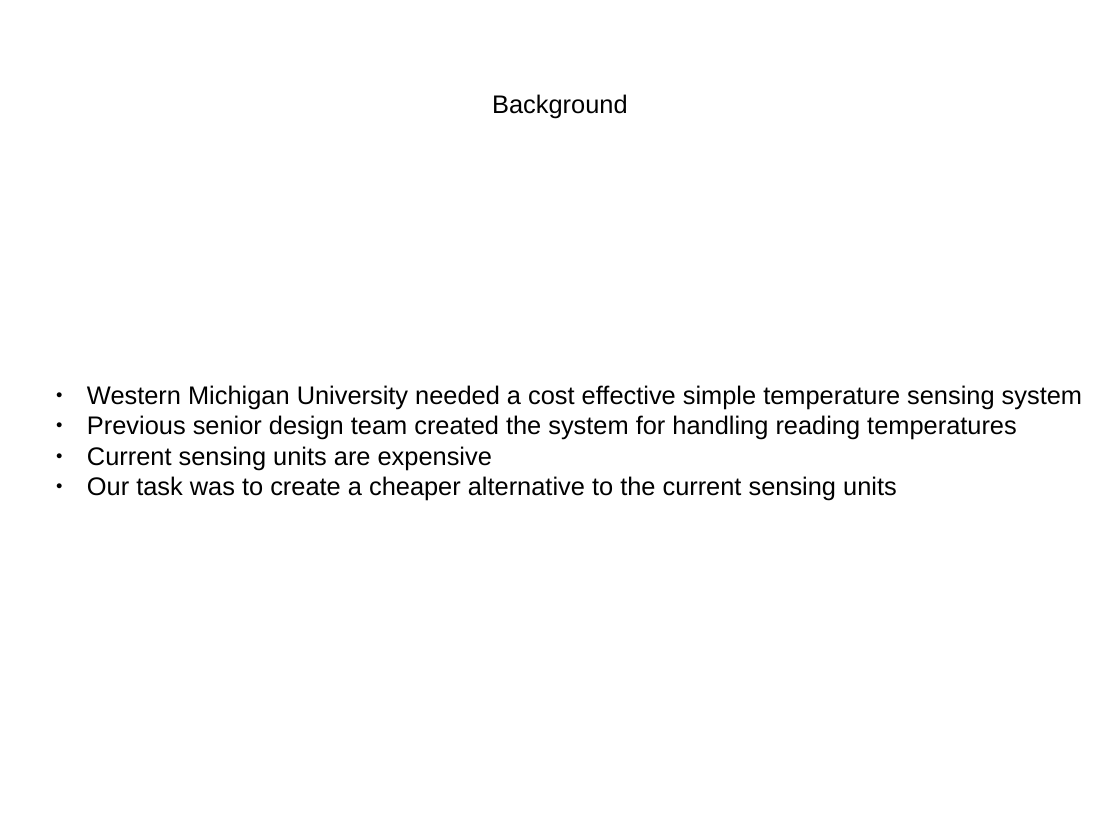
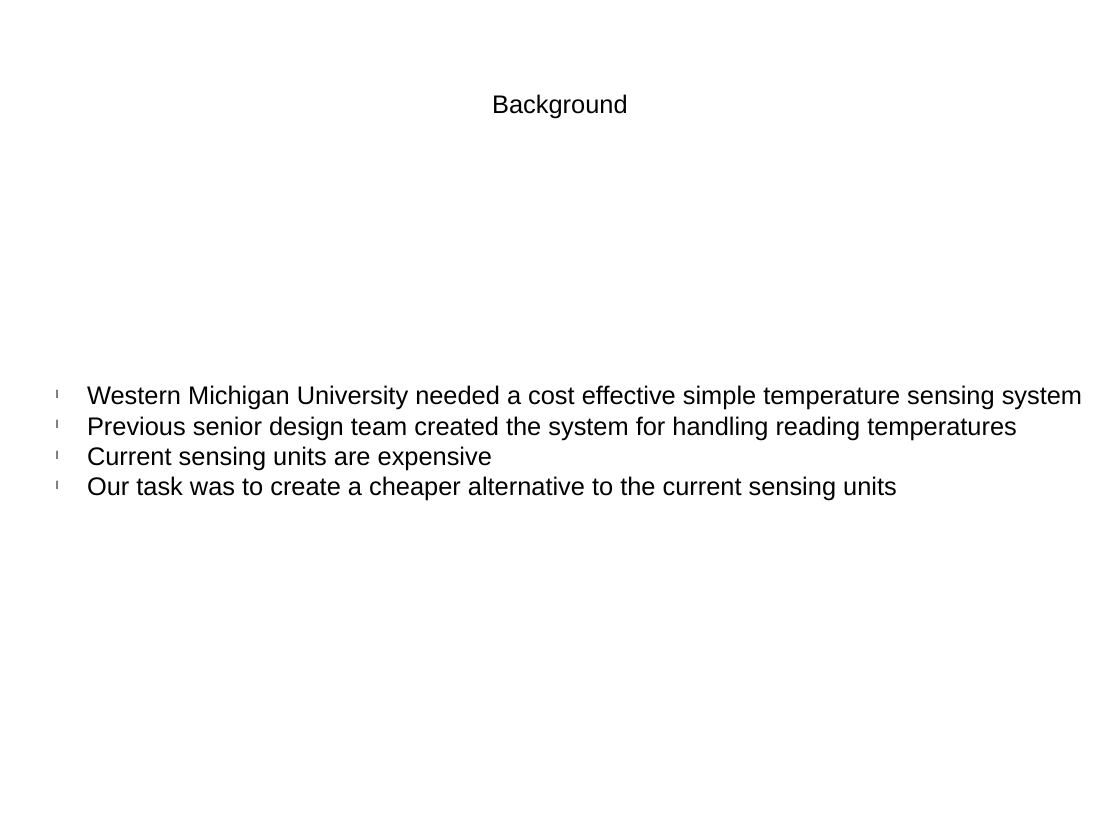
Before and after one commit to Saurutobi/Team3.14, a slide deck: slide 3 of Docs/Presentation/Presentation.pptx (slide 2 before the commit). Drawn at 1120x840 pixels with LibreOffice and Linux fonts; fonts in the diff are those of the drawing. Boxes give left, top, right and bottom in pixels: in the first picture for what was removed or moved away, otherwise in the second. Text is boxed around its words. In the diff, an @@ line names an element or a change of style, - is before the commit and + after.

```diff
--- a/Docs/Presentation/Presentation.pptx
+++ b/Docs/Presentation/Presentation.pptx
@@ text "Western Michigan University needed a ..." at box(87, 385, 1082, 501): bullet ● to l @@
```
Also in this commit, not shown: 6 other slides changed, 1 slide added, 2 other files.
